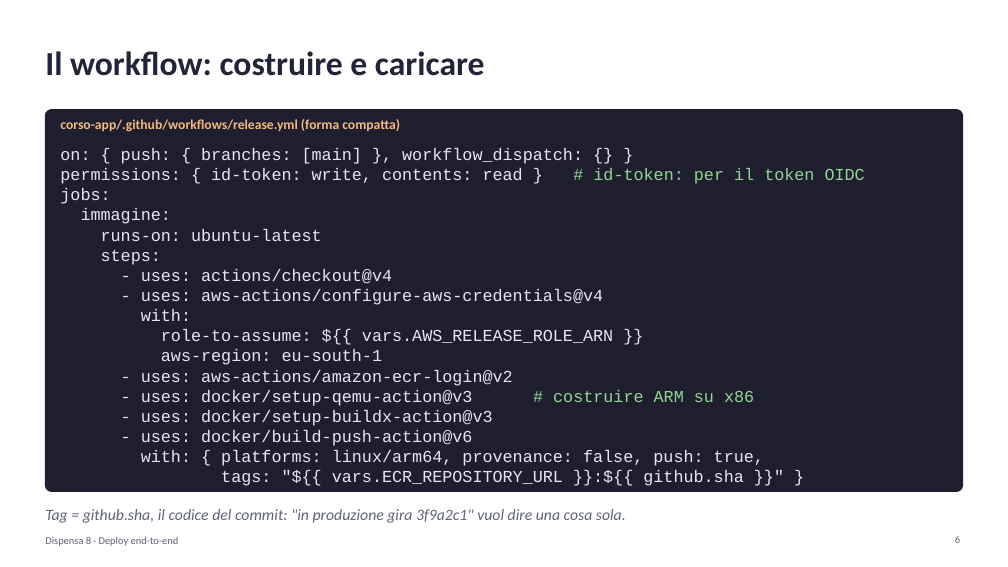
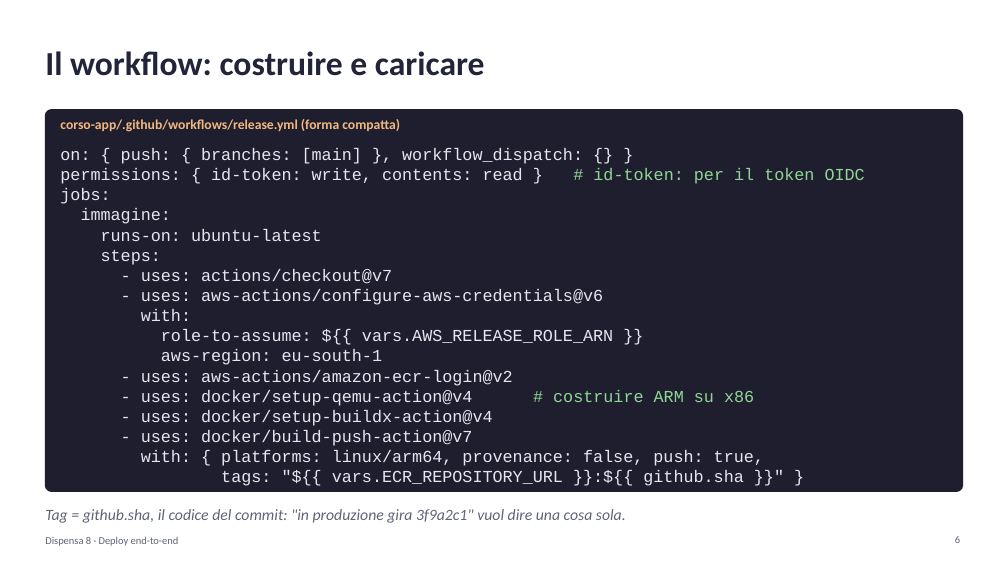
Before and after one commit to cereZ23/aws, a slide deck: slide 6 of slide/slide-8-deploy.pptx. Drawn at 1008x567 pixels with LibreOffice and Linux fonts; fonts in the diff are those of the drawing. Boxes give left, top, right and bottom in pixels: in the first picture for what was removed or moved away, otherwise in the second. Text is boxed around its words. In the diff, an @@ line names an element or a change of style, - is before the commit and + after.

```diff
--- a/slide/slide-8-deploy.pptx
+++ b/slide/slide-8-deploy.pptx
@@ text at (x1=141, y1=269, x2=603, y2=305): text changed @@
-- uses: actions/checkout@v4
-- uses: aws-actions/configure-aws-credentials@v4
+- uses: actions/checkout@v7
+- uses: aws-actions/configure-aws-credentials@v6
@@ text at (x1=141, y1=390, x2=754, y2=446): text changed @@
-- uses: docker/setup-qemu-action@v3 # costruire ARM su x86
-- uses: docker/setup-buildx-action@v3
-- uses: docker/build-push-action@v6
+- uses: docker/setup-qemu-action@v4 # costruire ARM su x86
+- uses: docker/setup-buildx-action@v4
+- uses: docker/build-push-action@v7
```
Also in this commit, not shown: 1 other file.
